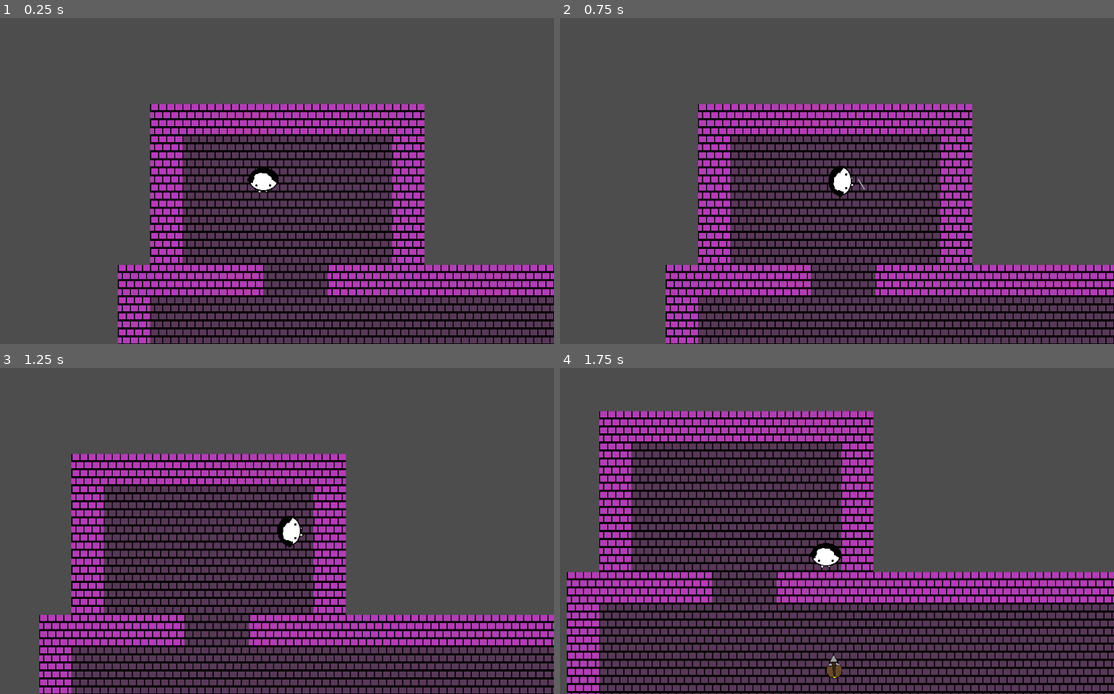
Above: before the commit, frames 1-4 (two rows, left to right).
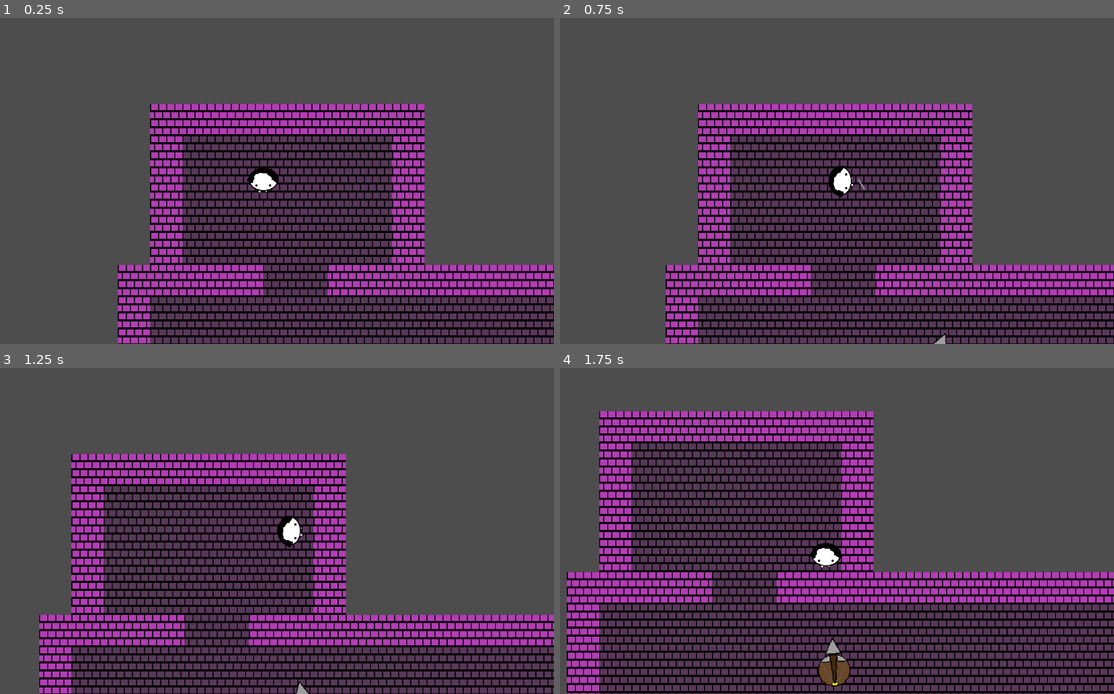
Above: after the commit, the same moments.

Repository: keithperez/Top-Down-SNES-Era-Jam
Game: Godot game, scene res://scenes/debug_dungeon.tscn
Two runs of this game, one before a commit and one after it. Both use one fixed random seed, a clock stepped at 60 frames per second and the inputs below. This scene is started directly instead of the project's main scene.
Inputs:
- Up to frame 1 (0.25 s): no input
- Up to frame 2 (0.75 s): tap Enter at 0.5 s; hold D (right) from 0.53 s (still down); tap O (attack) at 0.6 s
- Up to frame 3 (1.25 s): keep holding D (right)
- Up to frame 4 (1.75 s): release D (right) at 1.28 s; hold S (down) from 1.28 s (still down); tap O (attack) at 1.35 s

Frame 1 is identical in both runs. In frame 2, less than 0.1% of the frame differs, in the area x 67-70%, y 96-100%; in frame 3, less than 0.1%; in frame 4, 0.5%, in the area x 46-53%, y 82-98%.

Commit message:
Turret working
It works now! next time, player getting hurt and health bar!

Diff:
--- a/idunnowhatimgonnacallit/project.godot
+++ b/idunnowhatimgonnacallit/project.godot
@@ -21,6 +21,10 @@
 "res://assets/": "red",
 "res://scripts/": "green"
 }
+
+[global_group]
+
+enemies="should all have an do_action method"
 
 [input]
 
--- a/idunnowhatimgonnacallit/scenes/debug_dungeon.gd
+++ b/idunnowhatimgonnacallit/scenes/debug_dungeon.gd
@@ -1,6 +1,6 @@
 extends Node2D
 
-const gameFramesPerUpdate: int = 30
+const gameFramesPerUpdate: int = 10
 var gameFramesPassed: int = 0
 @onready var turrets = $turret_groups
 @onready var player = $Player
--- a/idunnowhatimgonnacallit/scenes/debug_dungeon.tscn
+++ b/idunnowhatimgonnacallit/scenes/debug_dungeon.tscn
@@ -36,3 +36,4 @@
 
 [node name="turret" parent="turret_groups" unique_id=1790080024 instance=ExtResource("3_0q5i3")]
 position = Vector2(594, 611)
+scale = Vector2(2, 2)
--- a/idunnowhatimgonnacallit/scenes/debug_level.tscn
+++ b/idunnowhatimgonnacallit/scenes/debug_level.tscn
@@ -146,38 +146,6 @@
 tile_map_data = PackedByteArray("AAARAAgAAAAAAAAAAAAVAAcAAAAAAAAAAAAVAAgAAAAAAAAAAAAUAAgAAAAAAAAAAAATAAgAAAAAAAAAAAASAA …(4576 unchanged characters)…
 tile_set = SubResource("TileSet_ciaof")
 
-[node name="enemy_groups" type="Node" parent="." unique_id=1135533672]
-
-[node name="enemy" parent="enemy_groups" unique_id=27293496 instance=ExtResource("5_ahmjg")]
-position = Vector2(641, -231)
-
-[node name="enemy2" parent="enemy_groups" unique_id=1849120867 instance=ExtResource("5_ahmjg")]
-position = Vector2(818, -250)
-
-[node name="enemy3" parent="enemy_groups" unique_id=908987963 instance=ExtResource("5_ahmjg")]
-position = Vector2(743, -155)
-
-[node name="enemy4" parent="enemy_groups" unique_id=1237330036 instance=ExtResource("5_ahmjg")]
-position = Vector2(746, -380)
-
-[node name="enemy5" parent="enemy_groups" unique_id=277085506 instance=ExtResource("5_ahmjg")]
-position = Vector2(470, -506)
-
-[node name="enemy6" parent="enemy_groups" unique_id=1906042404 instance=ExtResource("5_ahmjg")]
-position = Vector2(943, -478)
-
-[node name="enemy7" parent="enemy_groups" unique_id=600873652 instance=ExtResource("5_ahmjg")]
-position = Vector2(1037, -409)
-
-[node name="enemy8" parent="enemy_groups" unique_id=1822526897 instance=ExtResource("5_ahmjg")]
-position = Vector2(1028, -292)
-
-[node name="enemy9" parent="enemy_groups" unique_id=1903344547 instance=ExtResource("5_ahmjg")]
-position = Vector2(965, -254)
-
-[node name="enemy10" parent="enemy_groups" unique_id=1457772975 instance=ExtResource("5_ahmjg")]
-position = Vector2(1248, -241)
-
 [node name="exit_thign" type="Area2D" parent="." unique_id=1623046681]
 position = Vector2(387, 380)
 collision_layer = 0
@@ -190,4 +158,22 @@
 [node name="Sprite2D" type="Sprite2D" parent="exit_thign" unique_id=1091287116]
 texture = ExtResource("6_ahmjg")
 
+[node name="enemy_groups" type="Node" parent="." unique_id=1285500616]
+
+[node name="enemy" parent="enemy_groups" unique_id=27293496 groups=["enemies"] instance=ExtResource("5_ahmjg")]
+
+[node name="enemy2" parent="enemy_groups" unique_id=2116756288 groups=["enemies"] instance=ExtResource("5_ahmjg")]
+
+[node name="enemy3" parent="enemy_groups" unique_id=192120384 groups=["enemies"] instance=ExtResource("5_ahmjg")]
+
+[node name="enemy4" parent="enemy_groups" unique_id=823391759 groups=["enemies"] instance=ExtResource("5_ahmjg")]
+
+[node name="enemy5" parent="enemy_groups" unique_id=810291184 groups=["enemies"] instance=ExtResource("5_ahmjg")]
+
+[node name="enemy6" parent="enemy_groups" unique_id=591755754 groups=["enemies"] instance=ExtResource("5_ahmjg")]
+
+[node name="enemy7" parent="enemy_groups" unique_id=1887113595 groups=["enemies"] instance=ExtResource("5_ahmjg")]
+
+[node name="enemy8" parent="enemy_groups" unique_id=1548099355 groups=["enemies"] instance=ExtResource("5_ahmjg")]
+
 [connection signal="body_entered" from="exit_thign" to="exit_thign" method="_on_body_entered"]
--- /dev/null
+++ b/idunnowhatimgonnacallit/scenes/static_body_2d.gd
@@ -0,0 +1,11 @@
+extends StaticBody2D
+
+
+# Called when the node enters the scene tree for the first time.
+func _ready() -> void:
+	pass # Replace with function body.
+
+
+# Called every frame. 'delta' is the elapsed time since the previous frame.
+func _process(delta: float) -> void:
+	pass
--- a/idunnowhatimgonnacallit/scenes/turret.tscn
+++ b/idunnowhatimgonnacallit/scenes/turret.tscn
@@ -2,6 +2,7 @@
 
 [ext_resource type="Script" uid="uid://d1toxbx0ymn2s" path="res://scripts/turret.gd" id="1_el7wl"]
 [ext_resource type="Texture2D" uid="uid://cixsy4f124afq" path="res://assets/turret_base.png" id="2_485p4"]
+[ext_resource type="PackedScene" uid="uid://3uyjx3bckh8v" path="res://scenes/turret_projectile.tscn" id="2_pp6j5"]
 [ext_resource type="Texture2D" uid="uid://c74n36thv4u0q" path="res://assets/turret_head.png" id="3_485p4"]
 
 [sub_resource type="CircleShape2D" id="CircleShape2D_pp6j5"]
@@ -26,12 +27,12 @@
 }],
 "loop": false,
 "name": &"default",
-"speed": 1.0
+"speed": 20.0
 }]
 
 [node name="turret" type="CharacterBody2D" unique_id=1790080024]
-position = Vector2(65, 54)
 script = ExtResource("1_el7wl")
+projectile_scene = ExtResource("2_pp6j5")
 
 [node name="CollisionShape2D" type="CollisionShape2D" parent="." unique_id=1552368348]
 shape = SubResource("CircleShape2D_pp6j5")
--- /dev/null
+++ b/idunnowhatimgonnacallit/scenes/turret_projectile.gd
@@ -0,0 +1,19 @@
+class_name TurretProjectile
+extends Area2D
+
+const SPEED: int = 300
+
+var direction: Vector2 = Vector2(0, 0)
+
+
+# Called when the node enters the scene tree for the first time.
+func _ready() -> void:
+	pass # Replace with function body.
+
+
+# Called every frame. 'delta' is the elapsed time since the previous frame.
+func _process(delta: float) -> void:
+	position += direction * SPEED * delta
+
+func _on_projectile_lifetime_timeout() -> void:
+	queue_free()
--- /dev/null
+++ b/idunnowhatimgonnacallit/scenes/turret_projectile.tscn
@@ -0,0 +1,32 @@
+[gd_scene format=3 uid="uid://3uyjx3bckh8v"]
+
+[ext_resource type="Texture2D" uid="uid://c74n36thv4u0q" path="res://assets/turret_head.png" id="1_1vc1r"]
+[ext_resource type="Script" uid="uid://dx86biq355ak6" path="res://scenes/turret_projectile.gd" id="1_v0v83"]
+[ext_resource type="Texture2D" uid="uid://bi65s4ckqxseb" path="res://assets/turret_projectile_not_head.png" id="2_nw4si"]
+
+[sub_resource type="RectangleShape2D" id="RectangleShape2D_mpvhq"]
+size = Vector2(48, 16)
+
+[node name="turret_projectile" type="Area2D" unique_id=1185761178]
+z_index = 1
+script = ExtResource("1_v0v83")
+
+[node name="stick" type="Sprite2D" parent="." unique_id=667147394]
+position = Vector2(-32, 0)
+scale = Vector2(2, 2)
+texture = ExtResource("2_nw4si")
+
+[node name="head" type="Sprite2D" parent="." unique_id=141530505]
+position = Vector2(16, 0)
+scale = Vector2(2, 2)
+texture = ExtResource("1_1vc1r")
+
+[node name="hitbox" type="CollisionShape2D" parent="." unique_id=282869921]
+position = Vector2(-4, 0)
+shape = SubResource("RectangleShape2D_mpvhq")
+
+[node name="projectile_lifetime" type="Timer" parent="." unique_id=13641955]
+wait_time = 4.0
+autostart = true
+
+[connection signal="timeout" from="projectile_lifetime" to="." method="_on_projectile_lifetime_timeout"]
--- a/idunnowhatimgonnacallit/scripts/player.gd
+++ b/idunnowhatimgonnacallit/scripts/player.gd
@@ -1,3 +1,4 @@
+class_name Player
 extends CharacterBody2D
 
 
--- a/idunnowhatimgonnacallit/scripts/testing_enemy.gd
+++ b/idunnowhatimgonnacallit/scripts/testing_enemy.gd
@@ -1,3 +1,4 @@
+class_name DebugEnemy
 extends CharacterBody2D
 
 var health: int = 10
--- a/idunnowhatimgonnacallit/scripts/turret.gd
+++ b/idunnowhatimgonnacallit/scripts/turret.gd
@@ -1,15 +1,52 @@
+class_name Turret
 extends CharacterBody2D
 
 
 const TURN_RATE: int = 2
-const TIME_TO_SHOOT: float = 3.0 # seconds
+const TIME_TO_AIM: int = 150 # physic frames until it shoots
+const TIME_TO_SHOOT: int = 100
+const TIME_TO_RELOAD: int = 100
 
+@export var projectile_scene: PackedScene
+
+var currentdelta: int = 0
 var rotateTowards: float = 0.0
+var firingSequence: bool = false
+var reloading: bool = false
+
+@onready var sprite = $AnimatedSprite2D
+@onready var head = $turret_head
 
 func _physics_process(delta: float) -> void:
-	rotation = rotate_toward(rotation, rotateTowards, TURN_RATE*delta)
-	move_and_slide()
+	if firingSequence:
+		if currentdelta >= TIME_TO_SHOOT:
+			currentdelta = 0
+			firingSequence = false
+			reloading = true
+			fire()
+			sprite.play()
+			head.visible = false
+	elif reloading:
+		if currentdelta >= TIME_TO_RELOAD:
+			currentdelta = 0
+			reloading = false
+			sprite.stop()
+			head.visible = true
+		pass
+	else:
+		rotation = rotate_toward(rotation, rotateTowards, TURN_RATE * delta)
+		move_and_slide()
+		if currentdelta >= TIME_TO_AIM:
+			currentdelta = 0
+			firingSequence = true
+	currentdelta += 1
 
 func rotate_to(player_pos: Vector2) -> void:
 	rotateTowards = position.angle_to_point(player_pos)
-	print(rotateTowards)
+
+func fire() -> void:
+	var proj = projectile_scene.instantiate()
+	proj.direction = Vector2.from_angle(rotation)
+	proj.rotation = rotation
+	proj.position = position
+	get_tree().root.add_child(proj)
Binary file added: idunnowhatimgonnacallit/assets/turret_projectile_not_head.png
Not shown, added: idunnowhatimgonnacallit/assets/turret_projectile_not_head.png.import
Not shown, added: idunnowhatimgonnacallit/scenes/static_body_2d.gd.uid
Not shown, added: idunnowhatimgonnacallit/scenes/turret_projectile.gd.uid
